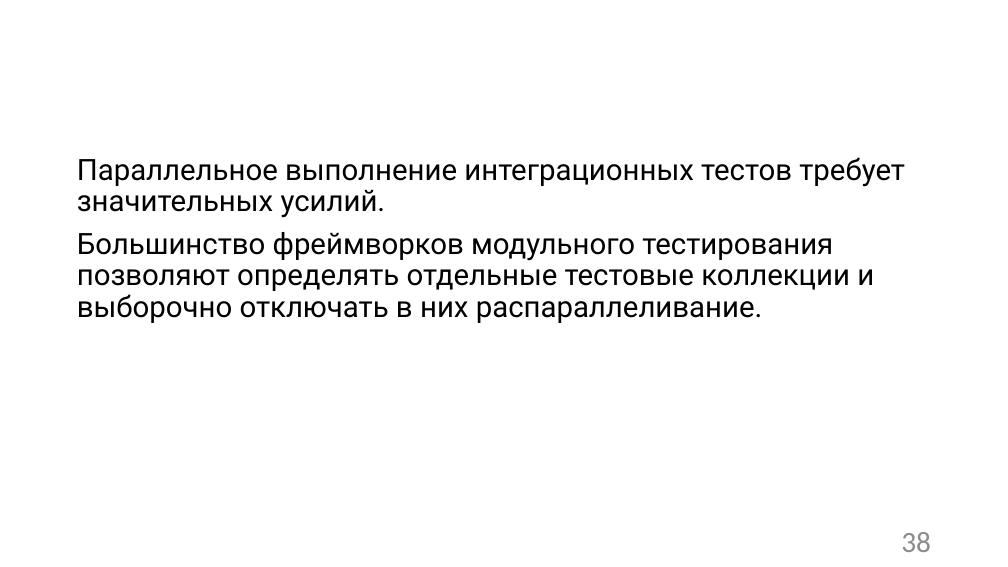
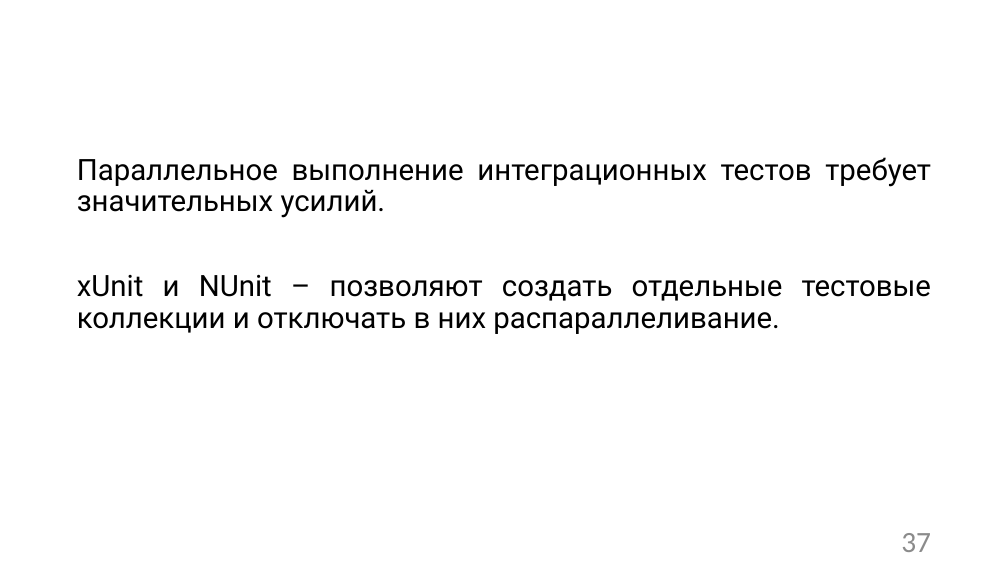
Before and after one commit to Sa1Gur/DbTest.Containers, a slide deck: slide 37 of DbaseTesting.pptx (slide 38 before the commit). Drawn at 1008x567 pixels with LibreOffice and Linux fonts; fonts in the diff are those of the drawing; background and template pictures are left out. Boxes give left, top, right and bottom in pixels: in the first picture for what was removed or moved away, otherwise in the second. Text is boxed around its words. In the diff, an @@ line names an element or a change of style, - is before the commit and + after.

```diff
--- a/DbaseTesting.pptx
+++ b/DbaseTesting.pptx
@@ text at [77, 157, 931, 218]: alignment left to justified @@
@@ text at [77, 275, 931, 334]: text changed @@
-Большинство фреймворков модульного тестирования позволяют определять отдельные тестовые коллекции и выборочно отключать в них распараллеливание.
+xUnit и NUnit – позволяют создать отдельные тестовые коллекции и отключать в них распараллеливание.
@@ page number at [901, 533, 931, 552]: text changed @@
-38
+37
```
Also in this commit, not shown: 55 other slides changed, 3 slides added, 7 slides removed, 10 other files.
